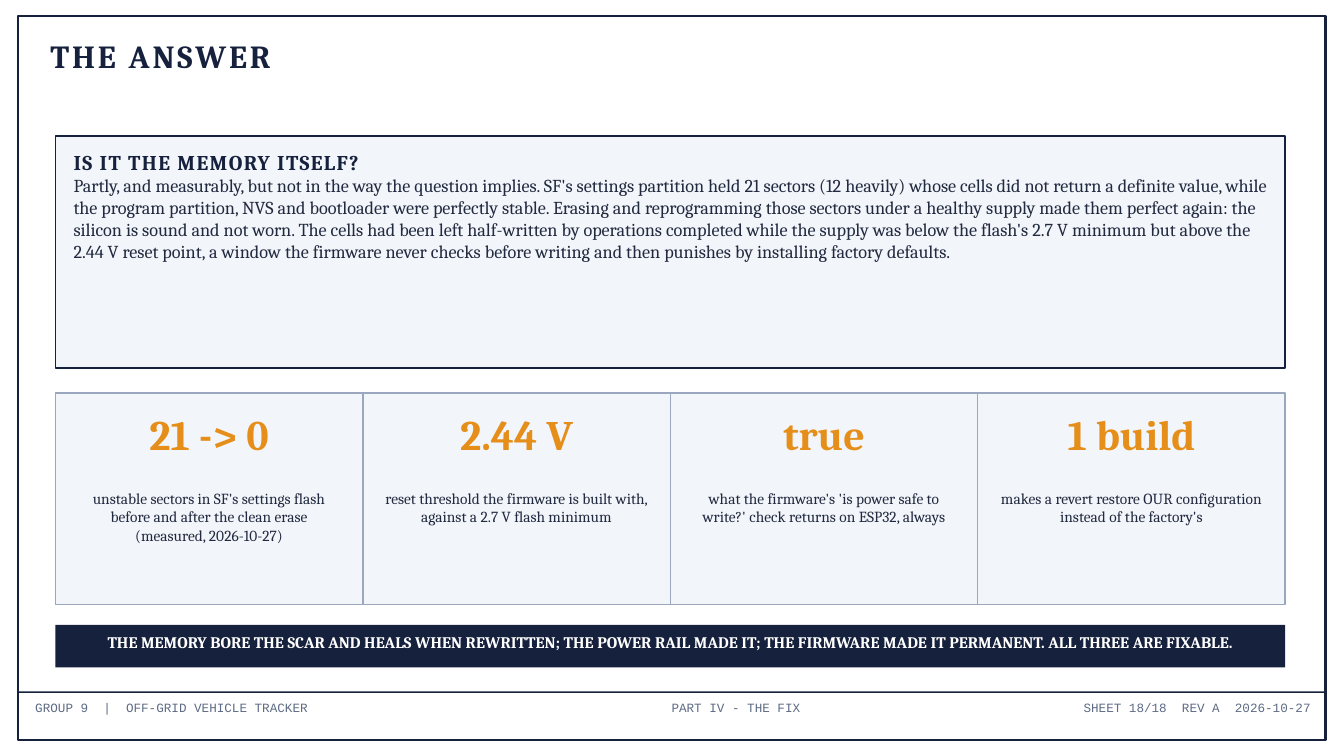
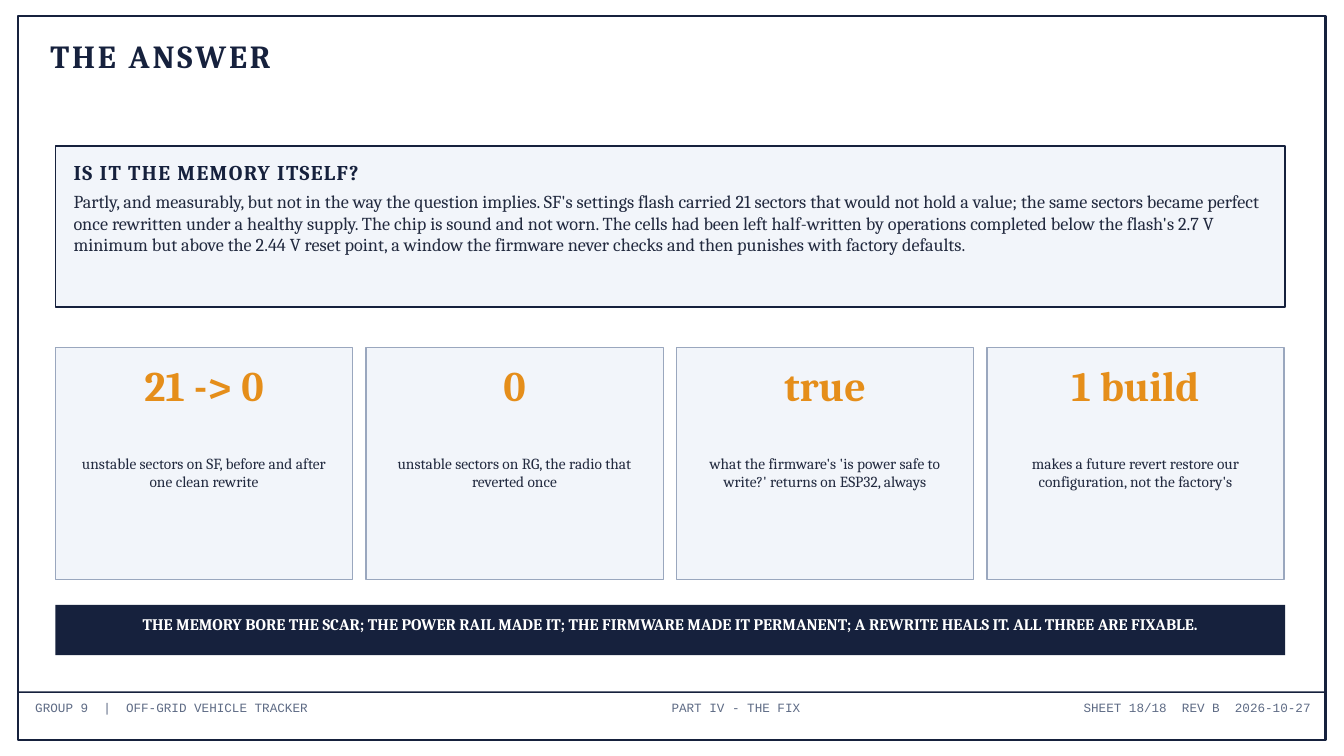
Before and after one commit to deosgracius/offgrid-vehicle-tracker, a slide deck: slide 18 of docs/presentations/Group9_ConfigLoss_RootCause.pptx. Drawn at 1344x756 pixels with LibreOffice and Linux fonts; fonts in the diff are those of the drawing. Boxes give left, top, right and bottom in pixels: in the first picture for what was removed or moved away, otherwise in the second. Text is boxed around its words. In the diff, an @@ line names an element or a change of style, - is before the commit and + after.

```diff
--- a/docs/presentations/Group9_ConfigLoss_RootCause.pptx
+++ b/docs/presentations/Group9_ConfigLoss_RootCause.pptx
@@ rectangle: place and size @@
-rectangle at (55, 136, 1286, 368)
+rectangle at (55, 146, 1286, 308)
@@ text "IS IT THE MEMORY ITSELF?": place and size @@
-text "IS IT THE MEMORY ITSELF?" at (74, 155, 1267, 262)
+text "IS IT THE MEMORY ITSELF?" at (74, 165, 1259, 255)
@@ text at (74, 195, 1259, 255): text changed @@
-Partly, and measurably, but not in the way the question implies. SF's settings partition held 21 sectors (12 heavily) whose cells did not return a definite value, while the program partition, NVS and bootloader were perfectly stable. Erasing and reprogramming those sectors under a healthy supply made them perfect again: the silicon is sound and not worn. The cells had been left half-written by operations completed while the supply was below the flash's 2.7 V minimum but above the 2.44 V reset point, a window the firmware never checks before writing and then punishes by installing factory defaults.
+Partly, and measurably, but not in the way the question implies. SF's settings flash carried 21 sectors that would not hold a value; the same sectors became perfect once rewritten under a healthy supply. The chip is sound and not worn. The cells had been left half-written by operations completed below the flash's 2.7 V minimum but above the 2.44 V reset point, a window the firmware never checks and then punishes with factory defaults.
@@ rectangle: place and size @@
-rectangle at (55, 393, 363, 605)
+rectangle at (55, 348, 353, 580)
@@ rectangle: place and size @@
-rectangle at (363, 393, 670, 605)
+rectangle at (366, 348, 663, 580)
@@ rectangle: place and size @@
-rectangle at (670, 393, 978, 605)
+rectangle at (677, 348, 974, 580)
@@ rectangle: place and size @@
-rectangle at (978, 393, 1286, 605)
+rectangle at (987, 348, 1285, 580)
@@ text "21 -> 0": place and size @@
-text "21 -> 0" at (149, 421, 268, 451)
+text "21 -> 0" at (144, 372, 263, 402)
@@ text at (503, 372, 525, 402): text changed @@
-2.44 V
+0
@@ text "true": place and size @@
-text "true" at (783, 425, 864, 451)
+text "true" at (784, 376, 865, 402)
@@ text "1 build": place and size @@
-text "1 build" at (1068, 421, 1195, 451)
+text "1 build" at (1072, 372, 1199, 402)
@@ text at (82, 458, 326, 487): text changed @@
-unstable sectors in SF's settings flash before and after the clean erase (measured, 2026-10-27)
+unstable sectors on SF, before and after one clean rewrite
@@ text at (398, 458, 631, 487): text changed @@
-reset threshold the firmware is built with, against a 2.7 V flash minimum
+unstable sectors on RG, the radio that reverted once
@@ text at (710, 458, 940, 491): text changed @@
-what the firmware's 'is power safe to write?' check returns on ESP32, always
+what the firmware's 'is power safe to write?' returns on ESP32, always
@@ text at (1032, 458, 1239, 491): text changed @@
-makes a revert restore OUR configuration instead of the factory's
+makes a future revert restore our configuration, not the factory's
@@ rectangle: place and size @@
-rectangle at (55, 625, 1286, 667)
+rectangle at (55, 605, 1286, 655)
@@ text at (143, 619, 1197, 632): text changed @@
-THE MEMORY BORE THE SCAR AND HEALS WHEN REWRITTEN; THE POWER RAIL MADE IT; THE FIRMWARE MADE IT PERMANENT. ALL THREE ARE FIXABLE.
+THE MEMORY BORE THE SCAR; THE POWER RAIL MADE IT; THE FIRMWARE MADE IT PERMANENT; A REWRITE HEALS IT. ALL THREE ARE FIXABLE.
@@ text at (1084, 703, 1311, 712): text changed @@
-SHEET 18/18 REV A 2026-10-27
+SHEET 18/18 REV B 2026-10-27
```
Also in this commit, not shown: 16 other slides changed, 1 slide added, 1 slide removed, 4 other files.
